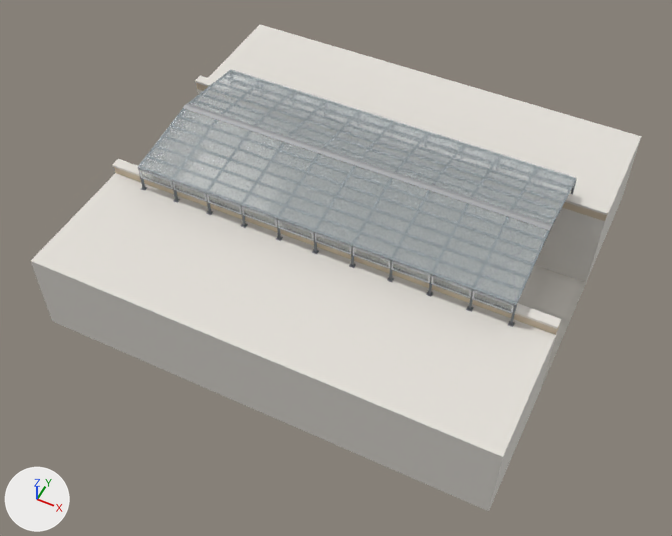
The glTF model skylight/SKYLIGHT_6x15.glb: old version first, new version second.
Camera for both pictures: a camera (50 mm lens) standing at (18.5, -20.3, 24.4) and looking at (7.6, 1.5, -2.9). Arrows for +X, +Y and +Z are at lower left; the lights stay in place. The first picture is the older version. Where no turn or scale is listed for an object, it has been applied to the vertices.

In view in the first picture: 'Courtyard floor', 'House 1 - building', 'House 1 - parapet brick', 'House 1 - parapet coping', 'House 2 - building', 'Polycarbonate side A', 'Polycarbonate side B', 'Ridge cap', 'Ridge cap.001' and 37 more.
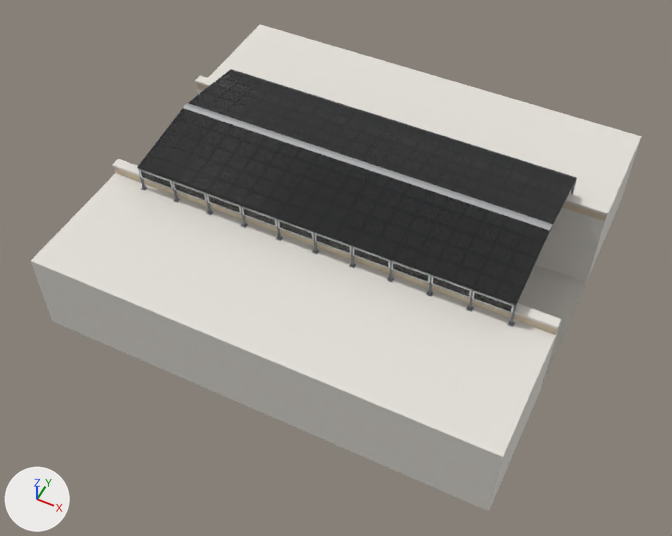
What differs and where, as boxes [x1, y1, x2, y2] in the pictures (672 x 536 px):
'Polycarbonate side A', recoloured: [137, 108, 550, 305] in both
'Polycarbonate side B', recoloured: [188, 69, 577, 224] in both

Diff of the bpy script that builds the scene:
```diff
--- a/skylight/SKYLIGHT_6x15.glb.py
+++ b/skylight/SKYLIGHT_6x15.glb.py
@@ mat_polycarbonate_16mm_black_smoke @@
+mat_polycarbonate_16mm_black_smoke = principled_material('Polycarbonate 16mm black smoke')
+mat_polycarbonate_16mm_black_smoke.base_color = (0.015, 0.016, 0.018)  # black #212224
+mat_polycarbonate_16mm_black_smoke.roughness = 0.12
+mat_polycarbonate_16mm_black_smoke.alpha = 0.82
+mat_polycarbonate_16mm_black_smoke.transmission_weight = 0.35
@@ me_cube_099 @@
 me_cube_099.from_pydata(...)  # 8 vertices, 12 faces; spans x -7.5..7.5, y -1.7..1.7, z -0.3..0.3
-me_cube_099.materials.append(mat_polycarbonate_16mm_opal)  # white #eaf6fa
+me_cube_099.materials.append(mat_polycarbonate_16mm_black_smoke)  # black #212224
@@ me_cube_101 @@
 me_cube_101.from_pydata(...)  # 8 vertices, 12 faces; spans x -7.5..7.5, y -1.7..1.7, z -0.3..0.3
-me_cube_101.materials.append(mat_polycarbonate_16mm_opal)  # white #eaf6fa
+me_cube_101.materials.append(mat_polycarbonate_16mm_black_smoke)  # black #212224
```
